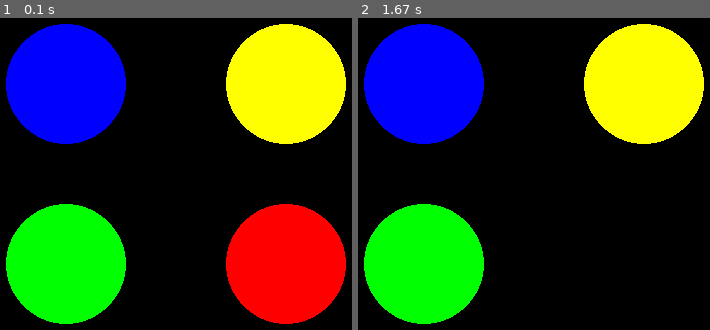
Above: before the commit, frames 1-2 (left to right).
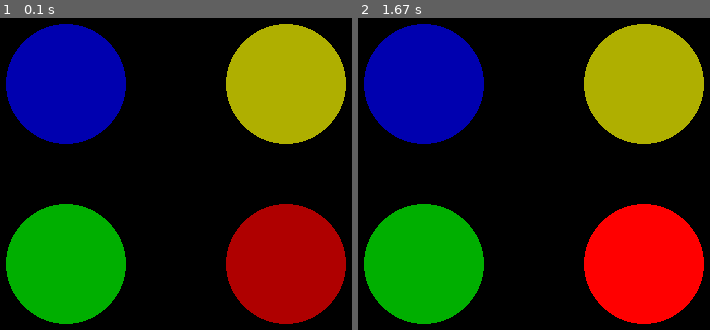
Above: after the commit, the same moments.

Repository: insper-classroom/devlife-23-1-projeto-pygame-henrique-turco-e-thiago-miranda
Game: pygame game, started from jogo.py
Two runs of this game, one before a commit and one after it. Both use one fixed random seed, a clock stepped at 60 frames per second and the inputs below.
Inputs (mouse positions are in pixels of both pictures, inside the frame that each line leads up to):
- Up to frame 1 (0.1 s): no input
- Up to frame 2 (1.67 s): click (643, 264) at 0.88 s

The runs differ from the first frame. In frame 1, 41% of the frame differs, in the area x 1-99%, y 1-99%; in frame 2, 41%.

Commit message:
Cores mais claras

Diff:
--- /dev/null
+++ b/constantes.py
@@ -0,0 +1,22 @@
+# JOGO
+LARGURA = 800
+ALTURA = 600
+RAIO = 90
+TÍTULO = "Pattern Pursuit"
+MODO_CLASSICO = 'Modo Clássico'
+MODO_RÁPIDO = 'Modo Rápido'
+MODO_ESCURO = 'Modo Escuro'
+
+# CORES
+BRANCO = (255, 255, 255)
+PRETO = (0, 0, 0)
+CINZA_ESCURO = (20, 20, 20)
+CINZA_CLARO = (100, 100, 100)
+AZUL = (0, 0, 255)
+AZUL_ESCURO = (0, 0, 175)
+AMARELO = (255, 255, 0)
+AMARELO_ESCURO = (175, 175, 0)
+VERDE = (0, 255, 0)
+VERDE_ESCURO = (0, 175, 0)
+VERMELHO = (255, 0, 0)
+VERMELHO_ESCURO = (175, 0, 0)
--- a/jogo.py
+++ b/jogo.py
@@ -1,3 +1,3 @@
-from classes import Jogo
+from modos import Jogo
 game=Jogo()
 game.game_loop()
--- a/classes.py
+++ b/modos.py
@@ -1,11 +1,18 @@
 import pygame
 import random
+from constantes import *
 
 cores = [
-    (0, 0, 255),
-    (255, 255, 0),
-    (0, 255, 0),
-    (255, 0, 0)
+    AZUL,
+    AMARELO,
+    VERDE,
+    VERMELHO
+]
+cores_escuras = [
+    AZUL_ESCURO,
+    AMARELO_ESCURO,
+    VERDE_ESCURO,
+    VERMELHO_ESCURO
 ]
 
 class Jogo:
@@ -93,11 +100,15 @@
         (560, 450)
         ]
         self.lista_cores = cores
+        self.lista_cores_escuras = cores_escuras
         self.raio = 60
         self.circulos = []
+        self.circulos_escuros = []
 
         for i in range(len(self.lista_cores)):
             self.circulos.append((window, self.lista_cores[i], (self.posicoes[i]), self.raio))
+        for i in range(len(self.lista_cores_escuras)):
+            self.circulos_escuros.append((window, self.lista_cores_escuras[i], (self.posicoes[i]), self.raio))
 
         self.cores_sorteadas = []
         self.rect_sorteados = []
@@ -116,12 +127,10 @@
         for i in range(len(self.lista_cores)):
             r = pygame.Rect(self.posicoes[i][0] - self.raio, self.posicoes[i][1] - self.raio, self.raio*2, self.raio*2)
             self.retangulo.append(r)
+            pygame.draw.circle(self.window, self.lista_cores[i], self.posicoes[i], self.raio)
 
             if self.mostra_circulo or self.indice_circulo >= len(self.cores_sorteadas) or self.lista_cores[i] != self.cores_sorteadas[self.indice_circulo]:
-                pygame.draw.circle(self.window, self.lista_cores[i], self.posicoes[i], self.raio)
-
-
-
+                pygame.draw.circle(self.window, self.lista_cores_escuras[i], self.posicoes[i], self.raio)
 
     def atualiza(self):
 
@@ -133,19 +142,3 @@
             self.tempo_start = pygame.time.get_ticks()
             if self.mostra_circulo:
                 self.indice_circulo+=1
-
-
-
-
-
-
-        # # for cor in self.cores_sorteadas:
-        #    for circulos in self.circulos:
-        #         if circulos[1] == cor:
-
-        #             pygame.draw.circle(self.window, (0, 0, 0), circulos[2], self.raio)
-        #             pygame.display.update()
-
-
-        #             pygame.draw.circle(self.window, cor, circulos[2], self.raio)
-        #             pygame.display.update()
Empty file added: sprites.py
